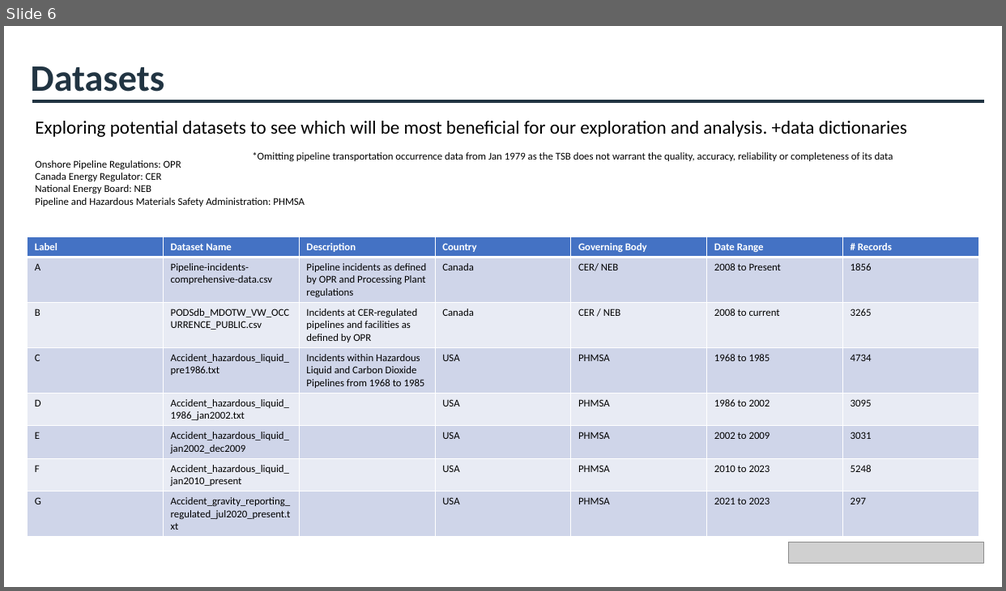
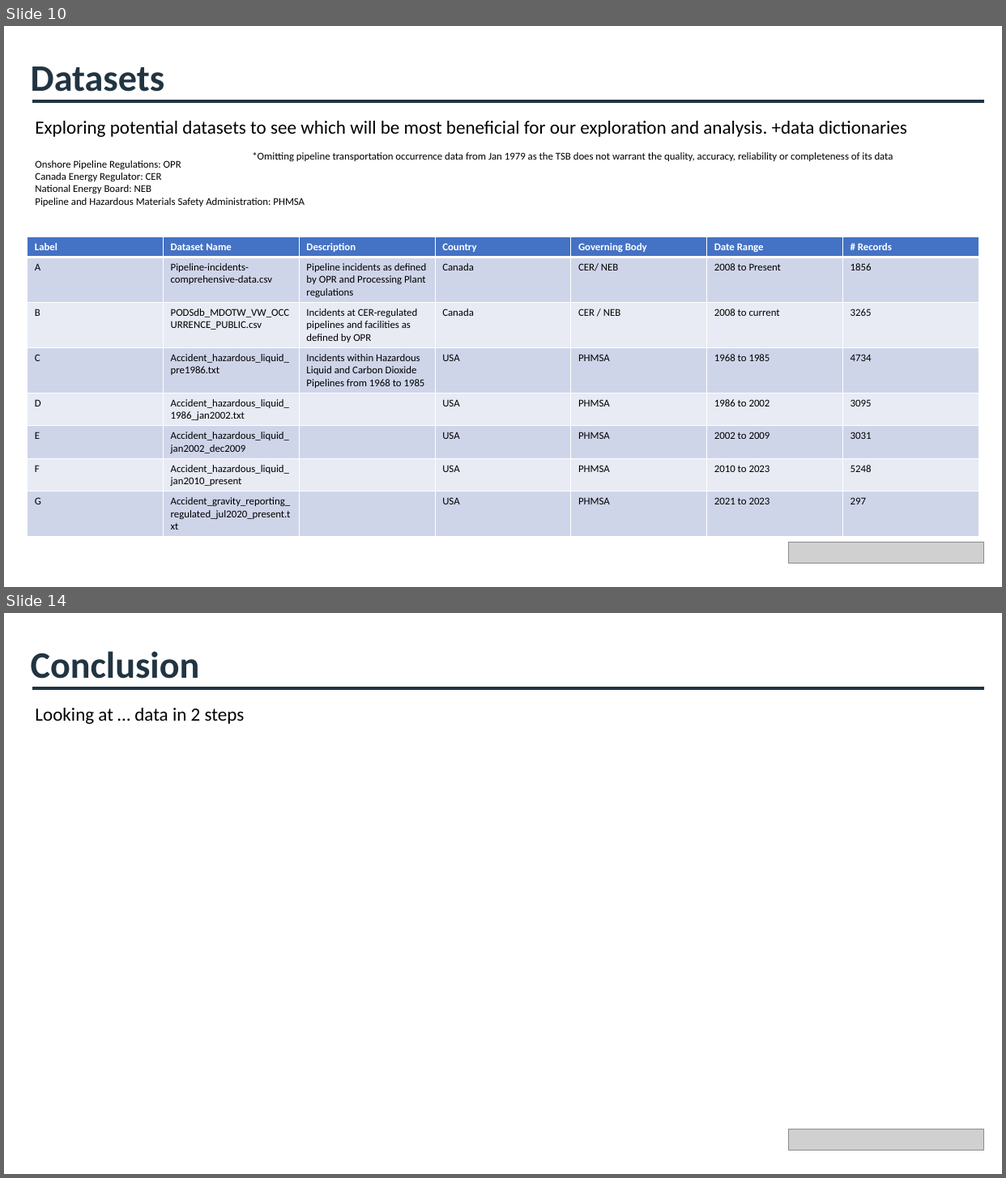
Before and after one commit to cameronmackinnon/crude_oil_accidents, a slide deck: presentations/Pipeline Accidents Presentation v0.pptx. Shown one above the other, each under a label of ours: slide 6 before the commit, slides 10 and 14 after it; the slides between them are not shown. The pictures are 1006x591 and 1006x1178 pixels, drawn with LibreOffice and Linux fonts; fonts in the diff are those of the drawing; grey boxes stand for pictures. Boxes give left, top, right and bottom in pixels: in the first picture for what was removed or moved away, otherwise in the second. Text is boxed around its words. In the diff, an @@ line names an element or a change of style, - is before the commit and + after.

```diff
--- a/presentations/Pipeline Accidents Presentation v0.pptx
+++ b/presentations/Pipeline Accidents Presentation v0.pptx
@@ slide 14 added at box(4, 613, 1002, 1174), background #FFFFFF @@
@@ text added at box(31, 651, 200, 688), 36 pt, text #213442, bold @@
+Conclusion
@@ line added from (32, 688) to (984, 688), #213442 3 pt @@
@@ text added at box(35, 708, 245, 724), 18 pt, text #000000 @@
+Looking at … data in 2 steps
@@ picture added at box(790, 1130, 985, 1150) @@
@@ what was slide 6 is now slide 10 @@
```
Also in this commit, not shown: 7 slides changed, 6 other slides added, 4 other files.
